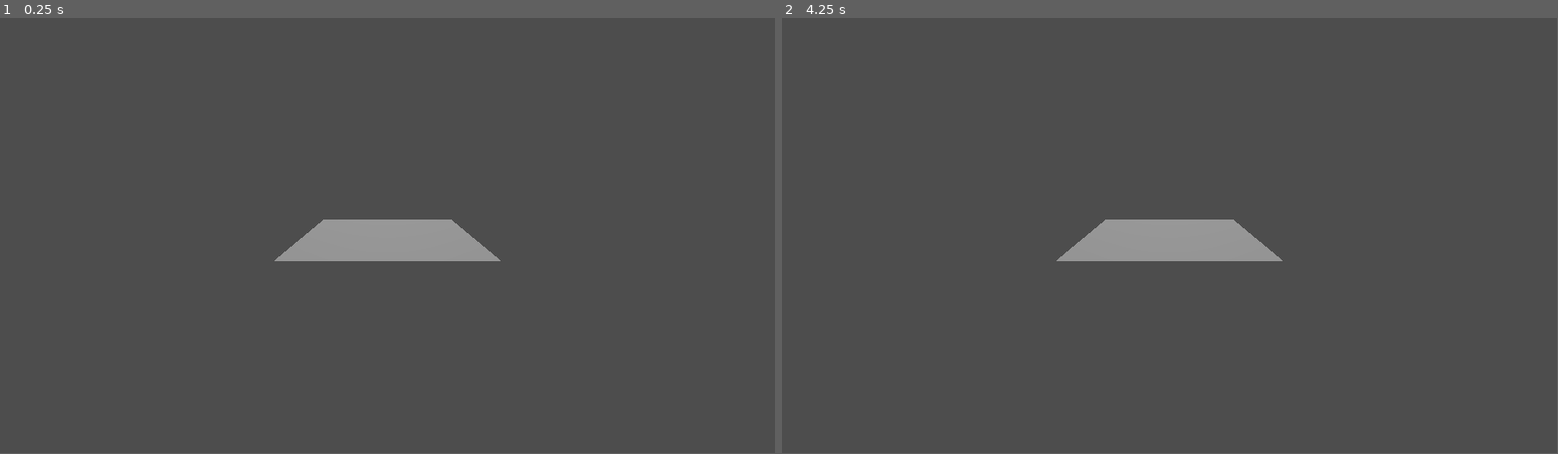
Above: before the commit, frames 1-2 (left to right).
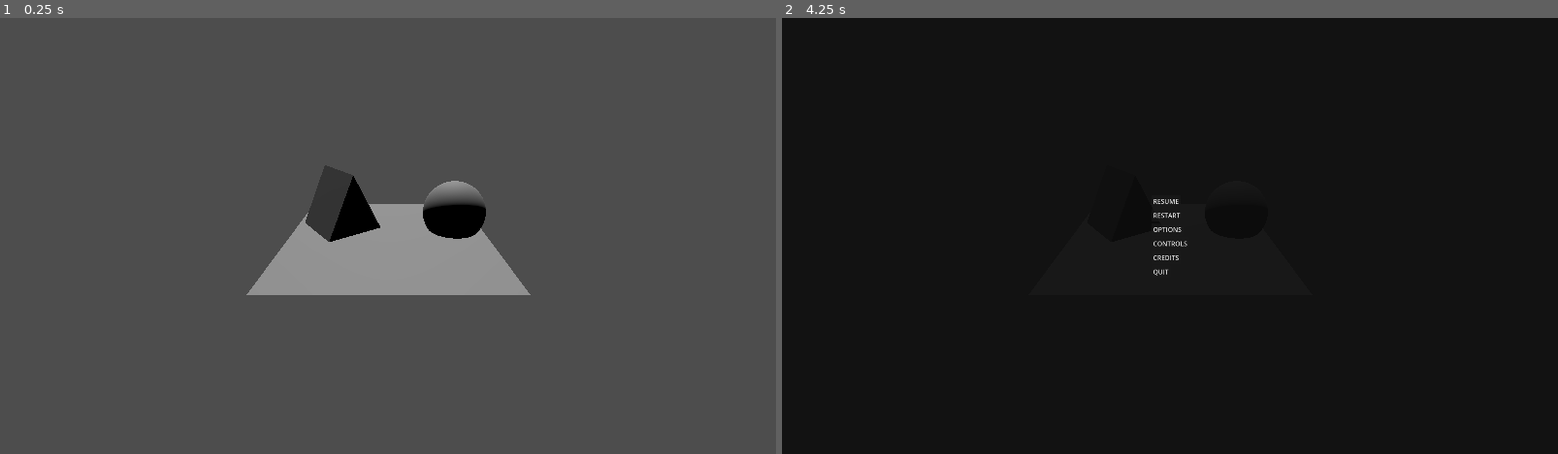
Above: after the commit, the same moments.

Repository: nais1sais/Wrath
Game: Godot game, scene res://scenes/main.tscn
The game is run twice, just before and just after one commit, with the same random seed, the same clock (stepped at 60 frames per second) and the same inputs.
Inputs (mouse positions are in pixels of both pictures, inside the frame that each line leads up to):
- Up to frame 1 (0.25 s): no input
- Up to frame 2 (4.25 s): tap Enter at 0.5, 2, 3.5 s; move the mouse to (1340, 214) at 0.52 s; tap Space at 1.25, 2.75 s; move the mouse to (1014, 257) at 1.27 s; move the mouse to (1247, 140) at 2.02 s; move the mouse to (1131, 323) at 2.77 s; move the mouse to (1402, 301) at 3.52 s; tap Escape (menu, bound only after the commit) at 4.15 s
In our replay, the window is 799x449 before the commit and 800x450 after it. These sizes can differ from the game's own. Grey fills any space a smaller window leaves; there, only what the larger window draws over its background counts as a difference.

The runs differ from the first frame. In frame 1, 4.8% of the frame differs, in the area x 31-69%, y 33-64%; in frame 2, 100%, in the area x 0-100%, y 0-100%.

Commit message:
basic menu

Diff:
--- /dev/null
+++ b/new-game-project/audio/channels_layot.tres
@@ -0,0 +1,15 @@
+[gd_resource type="AudioBusLayout" format=3 uid="uid://tpglduvk2v5n"]
+
+[resource]
+bus/1/name = &"Music"
+bus/1/solo = false
+bus/1/mute = false
+bus/1/bypass_fx = false
+bus/1/volume_db = 0.0
+bus/1/send = &"Master"
+bus/2/name = &"SFX"
+bus/2/solo = false
+bus/2/mute = false
+bus/2/bypass_fx = false
+bus/2/volume_db = 0.0
+bus/2/send = &"Master"
--- a/new-game-project/project.godot
+++ b/new-game-project/project.godot
@@ -14,3 +14,23 @@
 run/main_scene="res://scenes/main.tscn"
 config/features=PackedStringArray("4.3", "Forward Plus")
 boot_splash/show_image=false
+
+[audio]
+
+buses/default_bus_layout="res://audio/channels_layot.tres"
+
+[display]
+
+window/size/viewport_width=1920
+window/size/viewport_height=1080
+window/size/mode=3
+window/stretch/mode="viewport"
+
+[input]
+
+menu={
+"deadzone": 0.5,
+"events": [Object(InputEventKey,"resource_local_to_scene":false,"resource_name":"","device":-1,"window_id":0,"alt_pressed":false,"shift_pressed":false,"ctrl_pressed":false,"meta_pressed":false,"pressed":false,"keycode":0,"physical_keycode":4194305,"key_label":0,"unicode":0,"location":0,"echo":false,"script":null)
+, Object(InputEventKey,"resource_local_to_scene":false,"resource_name":"","device":-1,"window_id":0,"alt_pressed":false,"shift_pressed":false,"ctrl_pressed":false,"meta_pressed":false,"pressed":false,"keycode":0,"physical_keycode":4194306,"key_label":0,"unicode":0,"location":0,"echo":false,"script":null)
+]
+}
--- a/new-game-project/scenes/main.tscn
+++ b/new-game-project/scenes/main.tscn
@@ -1,14 +1,31 @@
-[gd_scene load_steps=2 format=3 uid="uid://dotjha5xn604g"]
+[gd_scene load_steps=5 format=3 uid="uid://dotjha5xn604g"]
+
+[ext_resource type="PackedScene" uid="uid://duevw8ikxn5kj" path="res://scenes/menu.tscn" id="1_1rq46"]
 
 [sub_resource type="PlaneMesh" id="PlaneMesh_mqur4"]
 
+[sub_resource type="PrismMesh" id="PrismMesh_1xy4r"]
+
+[sub_resource type="SphereMesh" id="SphereMesh_irw62"]
+
 [node name="Node3D" type="Node3D"]
+
+[node name="CanvasLayer" parent="." instance=ExtResource("1_1rq46")]
 
 [node name="DirectionalLight3D" type="DirectionalLight3D" parent="."]
 transform = Transform3D(1, 0, 0, 0, -0.523733, 0.851882, 0, -0.851882, -0.523733, 0, 1.68963, -2.81068)
 
 [node name="Camera3D" type="Camera3D" parent="."]
-transform = Transform3D(1, 0, 0, 0, 0.971825, 0.235702, 0, -0.235702, 0.971825, 0, 0.805811, 3.37072)
+transform = Transform3D(1, 0, 0, 0, 0.906396, 0.422429, 0, -0.422429, 0.906396, 0, 1.21818, 2.63757)
 
 [node name="MeshInstance3D" type="MeshInstance3D" parent="."]
 mesh = SubResource("PlaneMesh_mqur4")
+
+[node name="MeshInstance3D2" type="MeshInstance3D" parent="."]
+transform = Transform3D(0.502619, 0, 0.36894, 0, 0.623493, 0, -0.36894, 0, 0.502619, -0.515842, 0.301446, -0.275812)
+mesh = SubResource("PrismMesh_1xy4r")
+
+[node name="MeshInstance3D3" type="MeshInstance3D" parent="."]
+transform = Transform3D(0.61257, 0, -0.208703, 0, 0.647147, 0, 0.208703, 0, 0.61257, 0.689009, 0.183175, -0.192914)
+mesh = SubResource("SphereMesh_irw62")
+skeleton = NodePath("../MeshInstance3D2")
--- /dev/null
+++ b/new-game-project/scenes/menu.tscn
@@ -0,0 +1,178 @@
+[gd_scene load_steps=2 format=3 uid="uid://duevw8ikxn5kj"]
+
+[ext_resource type="Script" path="res://scripts/menu.gd" id="1_jf58a"]
+
+[node name="CanvasLayer" type="CanvasLayer" node_paths=PackedStringArray("main_menu", "resume_button", "restart_button", "options_button", "controls_button", "credits_button", "quit_button", "options_menu", "options_master_slider", "options_sfx_slider", "options_music_slider", "options_display_dropdown", "options_back_button", "controls_menu", "controls_back_button", "credits_menu", "credits_back_button")]
+process_mode = 3
+script = ExtResource("1_jf58a")
+main_menu = NodePath("CenterContainer/Main")
+resume_button = NodePath("CenterContainer/Main/Resume")
+restart_button = NodePath("CenterContainer/Main/Restart")
+options_button = NodePath("CenterContainer/Main/Options")
+controls_button = NodePath("CenterContainer/Main/Controls")
+credits_button = NodePath("CenterContainer/Main/Credits")
+quit_button = NodePath("CenterContainer/Main/Quit")
+options_menu = NodePath("CenterContainer/Options")
+options_master_slider = NodePath("CenterContainer/Options/Master/HSlider")
+options_sfx_slider = NodePath("CenterContainer/Options/Sfx/HSlider")
+options_music_slider = NodePath("CenterContainer/Options/Music/HSlider")
+options_display_dropdown = NodePath("CenterContainer/Options/OptionButton")
+options_back_button = NodePath("CenterContainer/Options/Back")
+controls_menu = NodePath("CenterContainer/Controls")
+controls_back_button = NodePath("CenterContainer/Controls/Back")
+credits_menu = NodePath("CenterContainer/Credits")
+credits_back_button = NodePath("CenterContainer/Credits/Back")
+
+[node name="ColorRect" type="ColorRect" parent="."]
+offset_right = 1920.0
+offset_bottom = 1080.0
+color = Color(0.0509804, 0.0509804, 0.0509804, 0.913725)
+
+[node name="CenterContainer" type="CenterContainer" parent="."]
+anchors_preset = 15
+anchor_right = 1.0
+anchor_bottom = 1.0
+grow_horizontal = 2
+grow_vertical = 2
+
+[node name="Main" type="VBoxContainer" parent="CenterContainer"]
+layout_mode = 2
+
+[node name="Resume" type="Button" parent="CenterContainer/Main"]
+layout_mode = 2
+size_flags_horizontal = 0
+size_flags_vertical = 0
+text = "RESUME
+"
+icon_alignment = 1
+
+[node name="Restart" type="Button" parent="CenterContainer/Main"]
+layout_mode = 2
+size_flags_horizontal = 0
+size_flags_vertical = 0
+text = "RESTART"
+icon_alignment = 1
+
+[node name="Options" type="Button" parent="CenterContainer/Main"]
+layout_mode = 2
+size_flags_horizontal = 0
+size_flags_vertical = 0
+text = "OPTIONS"
+icon_alignment = 1
+
+[node name="Controls" type="Button" parent="CenterContainer/Main"]
+layout_mode = 2
+size_flags_horizontal = 0
+size_flags_vertical = 0
+text = "CONTROLS
+"
+icon_alignment = 1
+
+[node name="Credits" type="Button" parent="CenterContainer/Main"]
+layout_mode = 2
+size_flags_horizontal = 0
+size_flags_vertical = 0
+text = "CREDITS
+"
+icon_alignment = 1
+
+[node name="Quit" type="Button" parent="CenterContainer/Main"]
+layout_mode = 2
+size_flags_horizontal = 0
+size_flags_vertical = 0
+text = "QUIT"
+icon_alignment = 1
+
+[node name="Options" type="VBoxContainer" parent="CenterContainer"]
+visible = false
+layout_mode = 2
+
+[node name="Master" type="Label" parent="CenterContainer/Options"]
+layout_mode = 2
+text = "MASTER:"
+
+[node name="HSlider" type="HSlider" parent="CenterContainer/Options/Master"]
+layout_mode = 2
+offset_left = 75.0
+offset_top = 5.0
+offset_right = 275.0
+offset_bottom = 21.0
+value = 100.0
+
+[node name="Sfx" type="Label" parent="CenterContainer/Options"]
+layout_mode = 2
+size_flags_horizontal = 0
+text = "SFX:"
+
+[node name="HSlider" type="HSlider" parent="CenterContainer/Options/Sfx"]
+layout_mode = 2
+offset_left = 74.0
+offset_top = 4.0
+offset_right = 274.0
+offset_bottom = 20.0
+value = 100.0
+
+[node name="Music" type="Label" parent="CenterContainer/Options"]
+layout_mode = 2
+text = "MUSIC:"
+
+[node name="HSlider" type="HSlider" parent="CenterContainer/Options/Music"]
+layout_mode = 2
+offset_left = 74.0
+offset_top = 4.0
+offset_right = 274.0
+offset_bottom = 20.0
+value = 100.0
+
+[node name="OptionButton" type="OptionButton" parent="CenterContainer/Options"]
+layout_mode = 2
+selected = 0
+item_count = 2
+popup/item_0/text = "FULLSCREEN"
+popup/item_1/text = "WINDOWED"
+popup/item_1/id = 1
+
+[node name="Back" type="Button" parent="CenterContainer/Options"]
+layout_mode = 2
+size_flags_horizontal = 0
+size_flags_vertical = 0
+text = "BACK
+"
+icon_alignment = 1
+
+[node name="Controls" type="VBoxContainer" parent="CenterContainer"]
+visible = false
+layout_mode = 2
+
+[node name="Label" type="Label" parent="CenterContainer/Controls"]
+layout_mode = 2
+text = "CONTROLS GO HERE"
+horizontal_alignment = 1
+
+[node name="Back" type="Button" parent="CenterContainer/Controls"]
+layout_mode = 2
+size_flags_horizontal = 0
+size_flags_vertical = 0
+text = "BACK
+"
+icon_alignment = 1
+
+[node name="Credits" type="VBoxContainer" parent="CenterContainer"]
+visible = false
+layout_mode = 2
+alignment = 1
+
+[node name="Label" type="Label" parent="CenterContainer/Credits"]
+layout_mode = 2
+text = "CREDITS GO HERE 2025"
+horizontal_alignment = 1
+
+[node name="Back" type="Button" parent="CenterContainer/Credits"]
+layout_mode = 2
+size_flags_horizontal = 0
+size_flags_vertical = 0
+text = "Back
+"
+icon_alignment = 1
+
+[node name="AudioStreamPlayer2D" type="AudioStreamPlayer2D" parent="."]
--- /dev/null
+++ b/new-game-project/scripts/menu.gd
@@ -0,0 +1,153 @@
+
+# Make sure process mode for this node is 'always' so when game pauses it doesnt pause aswell
+extends CanvasLayer
+
+@export_subgroup("Main Menu")
+@export var main_menu: Control
+@export var resume_button: Button
+@export var restart_button: Button
+@export var options_button: Button
+@export var controls_button: Button
+@export var credits_button: Button
+@export var quit_button: Button
+func resume() -> void:
+	Input.mouse_mode = Input.MOUSE_MODE_CAPTURED
+	self.visible = false
+	Engine.time_scale = 1
+	get_tree().paused = false
+func pause() -> void:
+	Input.mouse_mode = Input.MOUSE_MODE_VISIBLE
+	self.visible = true;
+	Engine.time_scale = 0
+	get_tree().paused = true
+func restart() -> void:
+	resume()
+	get_tree().reload_current_scene()
+func options() -> void:
+	main_menu.visible = false
+	options_menu.visible = true
+func controls() -> void:
+	main_menu.visible = false
+	controls_menu.visible = true
+func credits() -> void:
+	main_menu.visible = false
+	credits_menu.visible = true
+func quit() -> void:
+	get_tree().quit()
+
+@export_subgroup("Options")
+@export var options_menu: Control
+@export var options_master_slider: HSlider
+@export var options_master_bus: String = "Master"
+@export var options_sfx_slider: HSlider
+@export var options_sfx_bus: String = "SFX"
+@export var options_music_slider: HSlider
+@export var options_music_bus: String = "Music"
+@export var options_display_dropdown: OptionButton
+@export var options_back_button: Button
+func save_settings() -> void:
+	var config = ConfigFile.new()
+	if options_master_slider: config.set_value("audio", "master_volume", options_master_slider.value)
+	if options_sfx_slider: config.set_value("audio", "sfx_volume", options_sfx_slider.value)
+	if options_music_slider: config.set_value("audio", "music_volume", options_music_slider.value)
+	if options_display_dropdown: config.set_value("options", "display", options_display_dropdown.selected)
+	config.save("user://settings.cfg")
+func load_settings() -> void:
+	var config = ConfigFile.new()
+	var err = config.load("user://settings.cfg")
+	if err == OK:
+		var window_mode = config.get_value("options", "display", 0)
+		var sfx_volume = config.get_value("audio", "sfx_volume", 100)
+		var music_volume = config.get_value("audio", "music_volume", 100)
+		var master_volume = config.get_value("audio", "master_volume", 100)
+		if options_display_dropdown: options_display_dropdown.select(window_mode)
+		window_mode_changed(window_mode)
+		if options_sfx_slider: options_sfx_slider.value = sfx_volume
+		sfx_changed(sfx_volume)
+		if options_music_slider: options_music_slider.value = music_volume
+		music_changed(music_volume)
+		if options_master_slider: options_master_slider.value = master_volume
+		master_changed(master_volume)
+func options_back() -> void:
+	main_menu.visible = true
+	options_menu.visible = false
+func master_changed(value: float) -> void:
+	var master_bus = AudioServer.get_bus_index(options_master_bus)
+	var db_value = lerp(-80, 0, pow(value / 100, 0.5))
+	AudioServer.set_bus_volume_db(master_bus, db_value)
+	save_settings()
+func sfx_changed(value: float) -> void:
+	var sfx_bus = AudioServer.get_bus_index(options_sfx_bus)
+	var db_value = lerp(-80, 0, pow(value / 100, 0.5))
+	AudioServer.set_bus_volume_db(sfx_bus, db_value)
+	save_settings()
+func music_changed(value: float) -> void:
+	var music_bus = AudioServer.get_bus_index(options_music_bus)
+	var db_value = lerp(-80, 0, pow(value / 100, 0.5))
+	AudioServer.set_bus_volume_db(music_bus, db_value)
+	save_settings()
+func window_mode_changed(index: int) -> void:
+	match index:
+		0: DisplayServer.window_set_mode(DisplayServer.WINDOW_MODE_FULLSCREEN)
+		1: DisplayServer.window_set_mode(DisplayServer.WINDOW_MODE_WINDOWED)
+	save_settings()
+
+@export_subgroup("Controls")
+@export var controls_menu: Control
+@export var controls_back_button: Button
+func controls_back() -> void:
+	main_menu.visible = true
+	controls_menu.visible = false
+
+@export_subgroup("Credits")
+@export var credits_menu: Control
+@export var credits_back_button: Button
+func credits_back() -> void:
+	main_menu.visible = true
+	credits_menu.visible = false
+
+@export_subgroup("Audio")
+@export var hover_sound_player: AudioStreamPlayer2D
+@export var pressed_sound_player: AudioStreamPlayer2D
+@export var hover_sound: AudioStream
+@export var pressed_sound: AudioStream
+func play_hover_sound() -> void:
+	$AudioStreamPlayer2D.stream = hover_sound;
+	$AudioStreamPlayer2D.play()
+func play_pressed_sound() -> void:
+	$AudioStreamPlayer2D.stream = pressed_sound;
+	$AudioStreamPlayer2D.play()
+
+func _ready() -> void:
+	load_settings()
+	resume()
+	if resume_button: resume_button.connect("pressed", Callable(self, "resume"))
+	if restart_button: restart_button.connect("pressed", Callable(self, "restart"))
+	if options_button: options_button.connect("pressed", Callable(self, "options"))
+	if controls_button: controls_button.connect("pressed", Callable(self, "controls"))
+	if credits_button: credits_button.connect("pressed", Callable(self, "credits"))
+	if quit_button: quit_button.connect("pressed", Callable(self, "quit"))
+	if options_back_button: options_back_button.connect("pressed", Callable(self, "options_back"))
+	if controls_back_button: controls_back_button.connect("pressed", Callable(self, "controls_back"))
+	if credits_back_button: credits_back_button.connect("pressed", Callable(self, "credits_back"))
+	if options_sfx_slider: options_sfx_slider.connect("value_changed", Callable(self, "sfx_changed"))
+	if options_music_slider: options_music_slider.connect("value_changed", Callable(self, "music_changed"))
+	if options_master_slider: options_master_slider.connect("value_changed", Callable(self, "master_changed"))
+	if options_display_dropdown: options_display_dropdown.connect("item_selected", Callable(self, "window_mode_changed"))
+
+	# Recursively connect hover and pressed sounds to buttons
+	var all_nodes = get_children(); while all_nodes.size() > 0:
+		var current_node = all_nodes.pop_back()
+		if current_node is Button:
+			current_node.connect("mouse_entered", Callable(self, "play_hover_sound"))
+			current_node.connect("pressed", Callable(self, "play_pressed_sound"))
+		all_nodes += current_node.get_children()
+
+func _process(_delta: float) -> void:
+	if Input.is_action_just_pressed("menu"):
+		if self.visible:
+			play_pressed_sound()
+			resume()
+		else :
+			play_pressed_sound()
+			pause()
